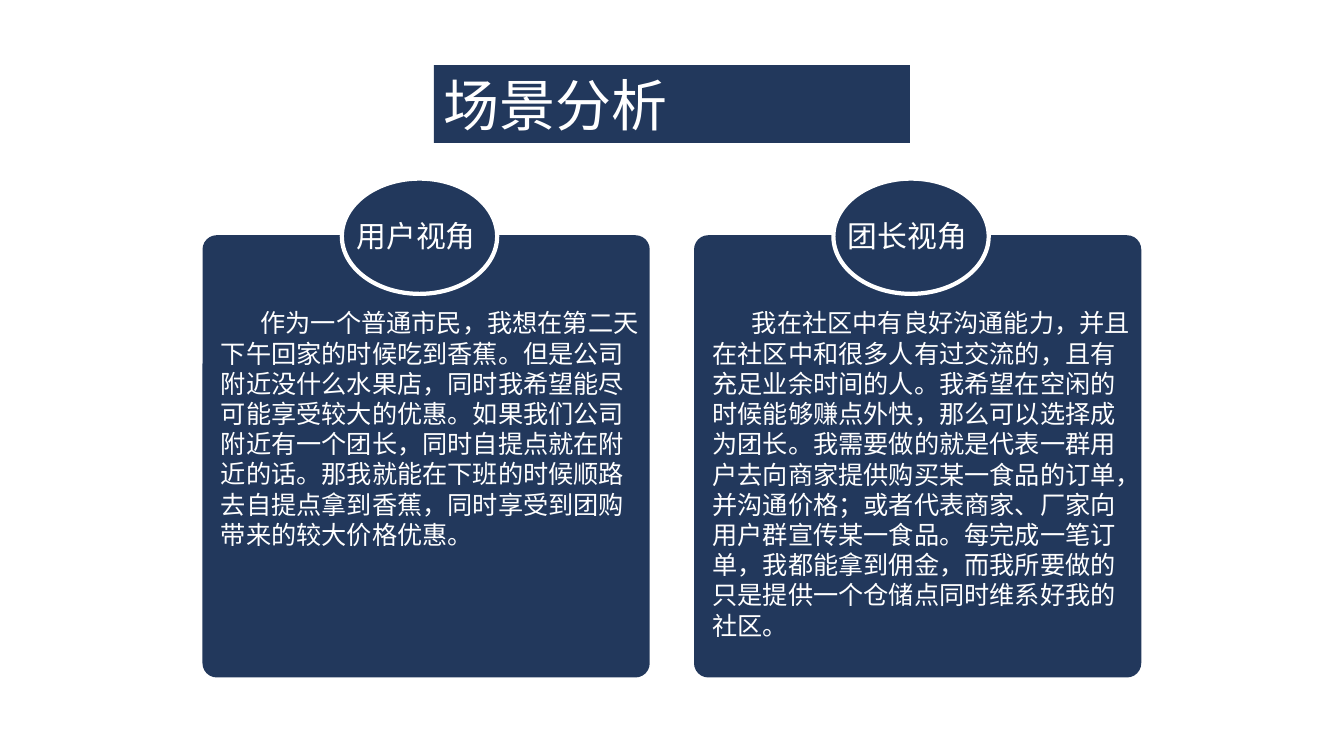
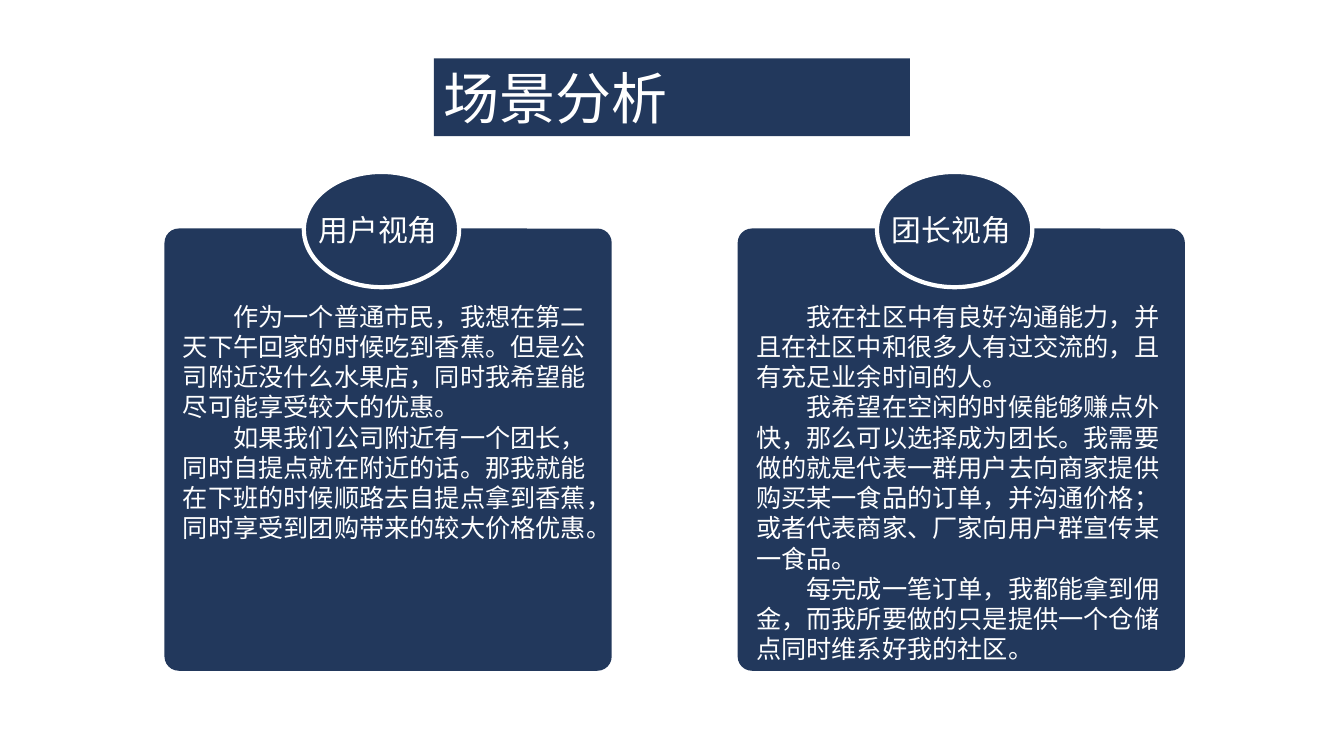
Before and after one commit to ZUCC-SRA2021-G05/Community-GB, a slide deck: slide 15 of 其他/软件项目管理原理与实践/软件项目管理原理与实践-主题确认/G05主题确认.pptx (slide 9 before the commit). Drawn at 1344x756 pixels with LibreOffice and Linux fonts; fonts in the diff are those of the drawing. Boxes give left, top, right and bottom in pixels: in the first picture for what was removed or moved away, otherwise in the second. Text is boxed around its words. In the diff, an @@ line names an element or a change of style, - is before the commit and + after.

```diff
--- a/其他/软件项目管理原理与实践/软件项目管理原理与实践-主题确认/G05主题确认.pptx
+++ b/其他/软件项目管理原理与实践/软件项目管理原理与实践-主题确认/G05主题确认.pptx
@@ rectangle "场景分析": place and size @@
-rectangle "场景分析" at (434, 66, 909, 143)
+rectangle "场景分析" at (434, 58, 909, 136)
@@ ellipse: place and size @@
-ellipse at (342, 178, 497, 293)
+ellipse at (303, 172, 459, 287)
@@ text "用户视角": place and size @@
-text "用户视角" at (356, 222, 475, 250)
+text "用户视角" at (318, 216, 437, 244)
@@ rounded rectangle: place and size @@
-rounded rectangle at (203, 235, 650, 678)
+rounded rectangle at (164, 229, 612, 671)
@@ 1 text, 1 ellipse, 1 rounded rectangle: place and size @@
-1 text, 1 ellipse, 1 rounded rectangle at (695, 178, 1142, 678)
+1 text, 1 ellipse, 1 rounded rectangle at (738, 172, 1186, 671)
@@ text at (183, 304, 611, 539): text changed @@
-作为一个普通市民，我想在第二天下午回家的时候吃到香蕉。但是公司附近没什么水果店，同时我希望能尽可能享受较大的优惠。如果我们公司附近有一个团长，同时自提点就在附近的话。那我就能在下班的时候顺路去自提点拿到香蕉，同时享受到团购带来的较大价格优惠。
+作为一个普通市民，我想在第二天下午回家的时候吃到香蕉。但是公司附近没什么水果店，同时我希望能尽可能享受较大的优惠。
+如果我们公司附近有一个团长，同时自提点就在附近的话。那我就能在下班的时候顺路去自提点拿到香蕉，同时享受到团购带来的较大价格优惠。
@@ text at (756, 304, 1159, 660): text changed @@
-我在社区中有良好沟通能力，并且在社区中和很多人有过交流的，且有充足业余时间的人。我希望在空闲的时候能够赚点外快，那么可以选择成为团长。我需要做的就是代表一群用户去向商家提供购买某一食品的订单，并沟通价格；或者代表商家、厂家向用户群宣传某一食品。每完成一笔订单，我都能拿到佣金，而我所要做的只是提供一个仓储点同时维系好我的社区。
+我在社区中有良好沟通能力，并且在社区中和很多人有过交流的，且有充足业余时间的人。
+我希望在空闲的时候能够赚点外快，那么可以选择成为团长。我需要做的就是代表一群用户去向商家提供购买某一食品的订单，并沟通价格；或者代表商家、厂家向用户群宣传某一食品。
+每完成一笔订单，我都能拿到佣金，而我所要做的只是提供一个仓储点同时维系好我的社区。
```
Also in this commit, not shown: 9 other slides changed, 2 slides added, 5 slides removed.
